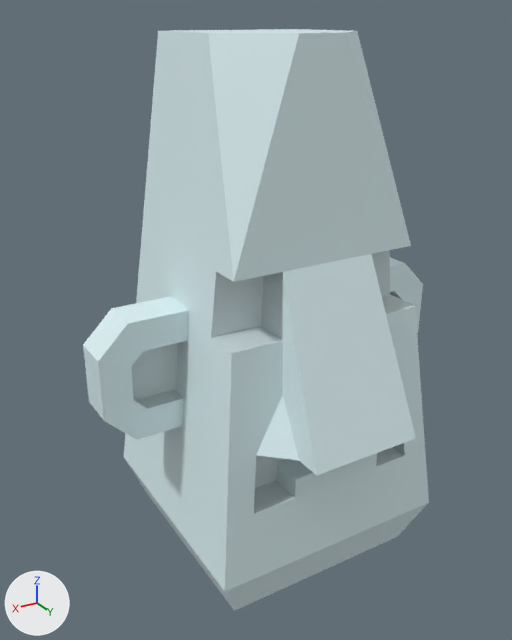
What one commit did to the glTF model assets/models/kit/nature_statue_head.glb.
Before and after are seen from a 50 mm camera at (0.684, 1.086, 0.975) aimed at (0.042, 0.017, 0.44). Arrows for +X, +Y and +Z are at lower left; the lights stay in place. The older version comes first. Vertices at exactly the same position are counted once.

The scene before the commit, as lines of its bpy script (objects in view):
```python
me_mesh_statue_head = bpy.data.meshes.new('Mesh statue_head')
me_mesh_statue_head.from_pydata(...)  # 100 vertices, 196 faces; spans x -0.363..0.363, y -0.24..0.314, z -0.05..0.95
me_mesh_statue_head.materials.append(mat_defaultmaterial)
ob_nature_statue_head = bpy.data.objects.new('nature_statue_head', me_mesh_statue_head)
ob_nature_statue_head.location = (0.0, 0.0, 0.0)
```
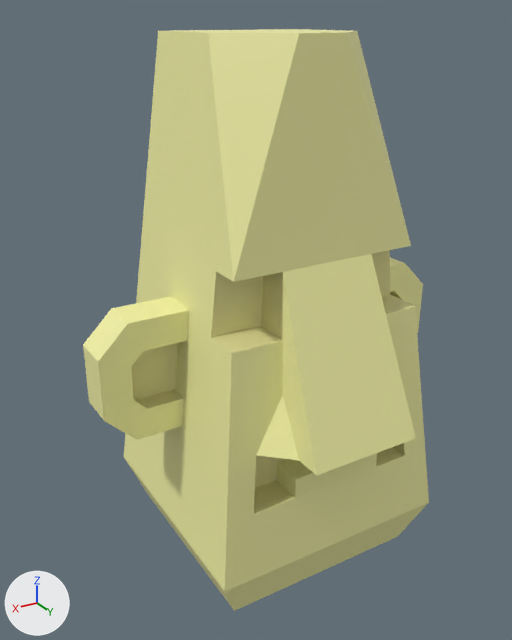
Patch to the scene script:
```diff
--- a/assets/models/kit/nature_statue_head.glb.py
+++ b/assets/models/kit/nature_statue_head.glb.py
@@ me_mesh_statue_head @@
 me_mesh_statue_head.from_pydata(...)  # 100 vertices, 196 faces; spans x -0.363..0.363, y -0.24..0.314, z -0.05..0.95
 # used by ob_nature_statue_head; location = (0.0, 0.0, 0.0)
+# me_mesh_statue_head part 1: 136 faces centred in x -0.363..0.363, y -0.227..0.298, z -0.017..0.95 are repainted in the vertex colours; the middle colour goes from pale blue #ddf2f5 to beige #f4f2a6
+# me_mesh_statue_head part 2: 58 faces centred in x -0.306..0.306, y 0.0..0.206, z 0.18..0.596 are repainted in the vertex colours; the middle colour goes from light grey #ccdbde to beige #e1db96
 me_mesh_statue_head.materials.append(mat_defaultmaterial)
```

Boxes [x1, y1, x2, y2] around the edits, measured in the pictures (512 x 640 px):
part 1 of me_mesh_statue_head, recoloured (pale blue to beige): [83, 29, 429, 611] in both
part 2 of me_mesh_statue_head, recoloured: [131, 250, 414, 514] in both
